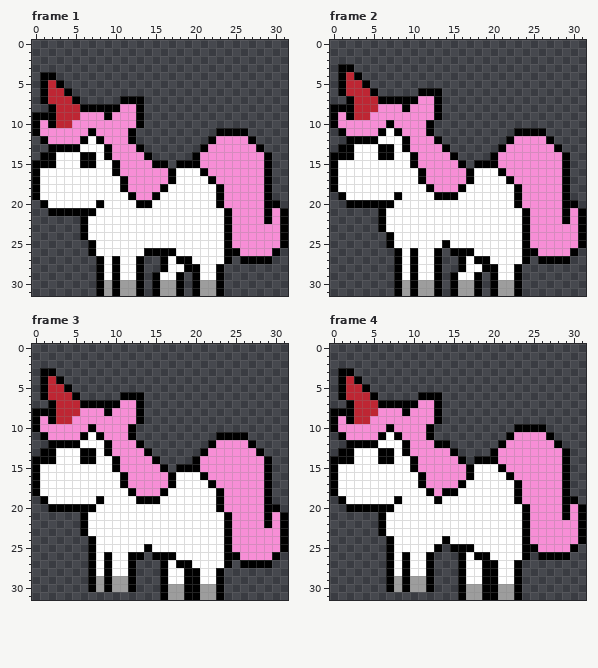
Two states of a pixel-art file, Assets/Sprites/Aseprite/Player Walk.aseprite. That is the earlier state.
32x32 pixels, 7 frames. Shown: frame 1, frame 2, frame 3, frame 4. The commit also changed other frames, which this record leaves out.
The same view after the edit:
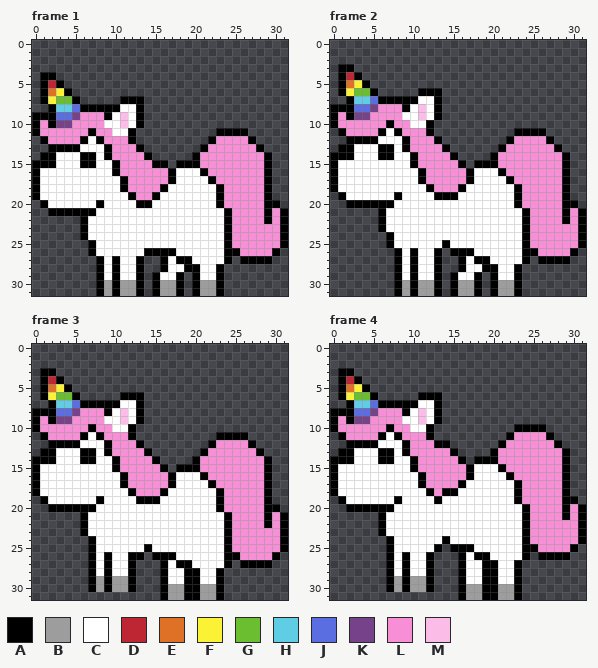
Palette (. is transparent): A #000000  B #9d9d9d  C #ffffff  D #be2633  E #df7126  F #fbf236  G #6abe30  H #5fcde4  J #5b6ee1  K #76428a  L #f78ed6  M #fbbde7
Difference:
--- frame 1
@@ x 0..14 @@
  5 .ADA...........
- 6 .ADDA..........
- 7 .ADDDA.....AAA.
- 8 ..ADDDAAAAALLA.
- 9 AAADDDLLLALLLA.
-10 ALADDLLLLLLLLA.
-11 ALLLLLLALLLLA..
+ 6 .AEFA..........
+ 7 .AFGGA.....AAA.
+ 8 ..AHHJAAAAACCA.
+ 9 AAAJJKLLLACMCA.
+10 ALAKKLLLLCCMCA.
+11 ALLLLLLALLCCA..
 12 .ALLLLACALLLA..
--- frame 2
@@ x 0..14 @@
  4 .ADA...........
- 5 .ADDA..........
- 6 .ADDDA.....AAA.
- 7 ..ADDDAAAAALLA.
- 8 AAADDDLLLALLLA.
- 9 ALADDLLLLLLLLA.
-10 ALLLLLLALLLLA..
+ 5 .AEFA..........
+ 6 .AFGGA.....AAA.
+ 7 ..AHHJAAAAACCA.
+ 8 AAAJJKLLLACMCA.
+ 9 ALAKKLLLLCCMCA.
+10 ALLLLLLALLCCA..
 11 .ALLLLACALLLA..
--- frame 3: the same change as frame 2
--- frame 4: the same change as frame 2
